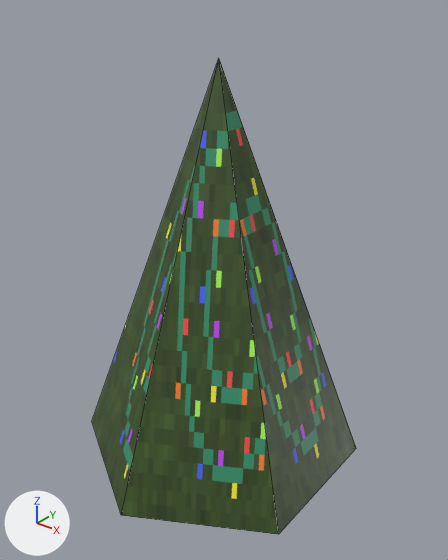
The glTF model House/Tree/Tree.gltf: old version first, new version second.
One viewpoint serves both versions: a 50 mm camera at (1.394, -1.715, 2.039) aimed at (0.009, 0.017, 0.966). Every picture has the same lights, and +X, +Y and +Z are marked at lower left. Mesh edges are drawn as thin lines. Where no turn or scale is listed for an object, it has been applied to the vertices. Vertices at the same position are counted once.
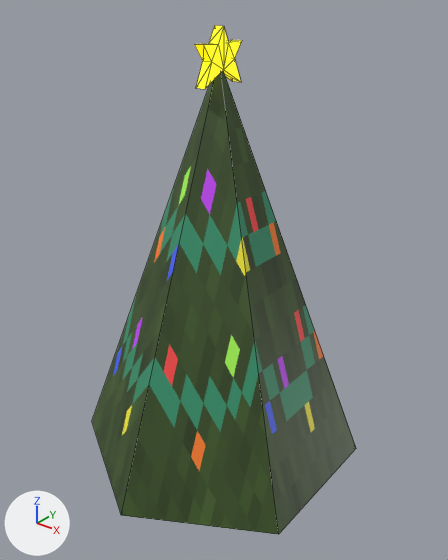
The change, as a list of edits to the scene's bpy script:
```text
Add mat_star:
    mat_star = principled_material('Star')
    mat_star.base_color = (0.8, 0.666, 0.0)  # yellow #e7d500
    mat_star.emission_color = (0.799, 0.665, 0.0)  # yellow #e7d500
    mat_star.emission_strength = 1.0
Change me_cone:
    where me_cone.from_pydata(...)  # 7 vertices, 10 faces; spans x -0.52..0.52, y -0.6..0.6, z -0.8..0.8
    used by ob_cone; location = (0.0, 0.0, 1.0)
    me_cone part 1: texture (UV) coordinates of 10 of 10 faces, centred in x -0.35..0.35, y -0.3..0.4, z -0.8..-0.27, changed; they spanned u -0.33..1.5, v 0.12..1.0 and now span u 0.0..1.0, v 0.12..1.0
Add me_plane:
    me_plane.from_pydata(...)  # 20 vertices, 38 faces; spans x -0.02..0.02, y -0.102..0.102, z -0.207..-0.019
    me_plane.materials.append(mat_star)  # yellow #e7d500
Add ob_star:
    ob_star = bpy.data.objects.new('Star', me_plane)
    ob_star.location = (0.0, 0.0, 1.919)
```

Pixel boxes [x1, y1, x2, y2] of what changed, in the pictures (448 x 560 px):
'Star', added (yellow)
    after: [194, 25, 242, 89]
part 1 of me_cone, surface changed
    before: [92, 59, 356, 534]
    after: [92, 71, 356, 534]
